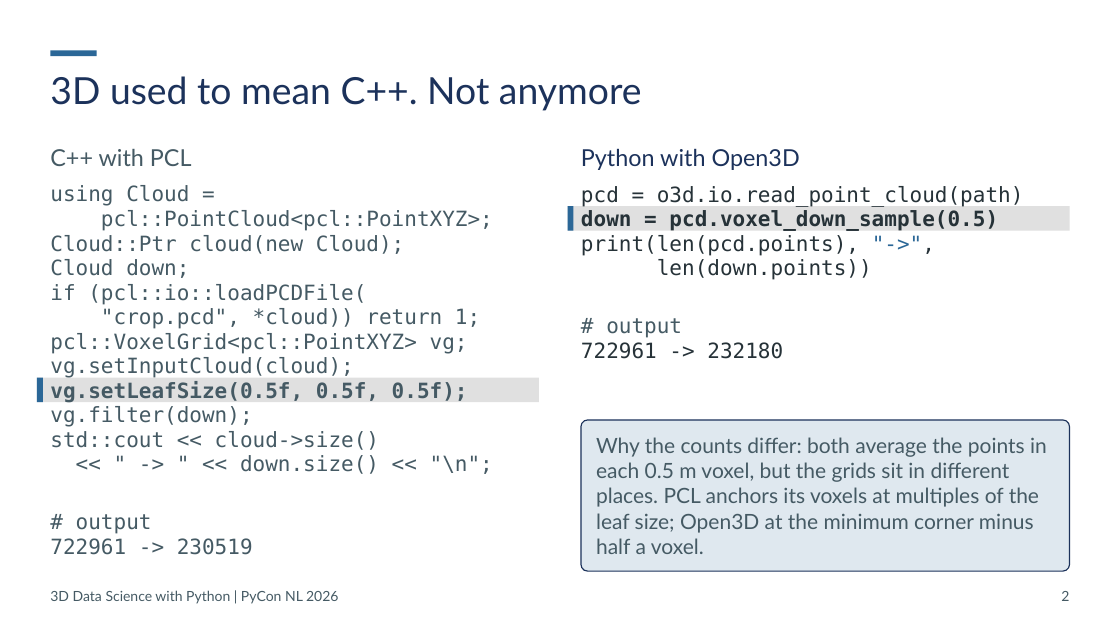
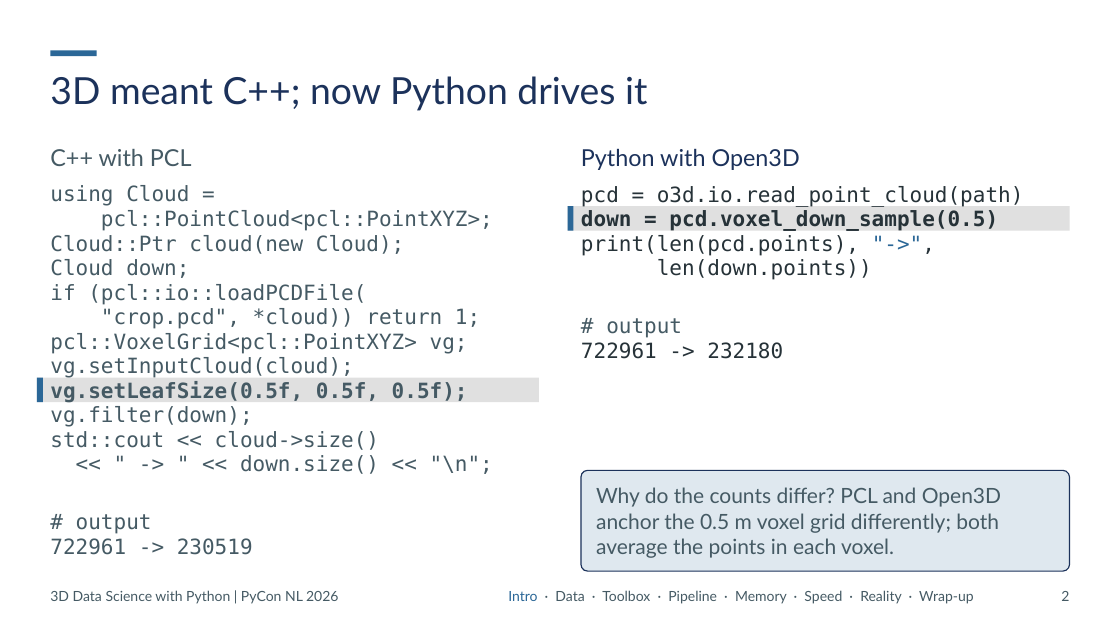
Before and after one commit to Sloppy1999/pycon-nl-2026-3d-data-science, a slide deck: slide 2 of deck/out/20261015_PyCon-NL_3D-Data-Science.pptx. Drawn at 1120x630 pixels with LibreOffice and Linux fonts; fonts in the diff are those of the drawing. Boxes give left, top, right and bottom in pixels: in the first picture for what was removed or moved away, otherwise in the second. Text is boxed around its words. In the diff, an @@ line names an element or a change of style, - is before the commit and + after.

```diff
--- a/deck/out/20261015_PyCon-NL_3D-Data-Science.pptx
+++ b/deck/out/20261015_PyCon-NL_3D-Data-Science.pptx
@@ title at bbox=[50, 76, 647, 111]: text changed @@
-3D used to mean C++. Not anymore
+3D meant C++; now Python drives it
@@ rounded rectangle: place and size @@
-rounded rectangle at bbox=[581, 420, 1070, 571]
+rounded rectangle at bbox=[581, 471, 1070, 571]
@@ rounded rectangle at bbox=[581, 471, 1070, 571]: proportions changed @@
@@ text at bbox=[596, 487, 1001, 558]: text changed @@
-Why the counts differ: both average the points in each 0.5 m voxel, but the grids sit in different places. PCL anchors its voxels at multiples of the leaf size; Open3D at the minimum corner minus half a voxel.
+Why do the counts differ? PCL and Open3D anchor the 0.5 m voxel grid differently; both average the points in each voxel.
@@ text added at bbox=[508, 590, 973, 604], 12 pt, text #455A64 @@
+Intro · Data · Toolbox · Pipeline · Memory · Speed · Reality · Wrap-up
```
Also in this commit, not shown: 32 other slides changed, 7 slides added, 1 slide removed, 27 other files.
